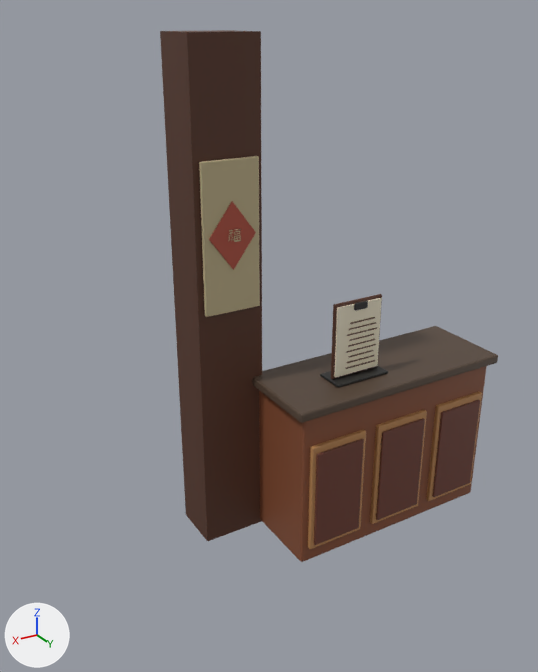
Two versions of the glTF model assets/models/char-dining/host.glb, one commit apart.
Before and after are seen from a 50 mm camera at (2.55, 3.04, 2.9) aimed at (0.67, -0.1, 1.33). Every picture has the same lights, and +X, +Y and +Z are marked at lower left. The picture after the commit comes second. Where no turn or scale is listed for an object, it has been applied to the vertices. Vertices at exactly the same position are counted once.

Objects in the first picture: 'FP218_host'.
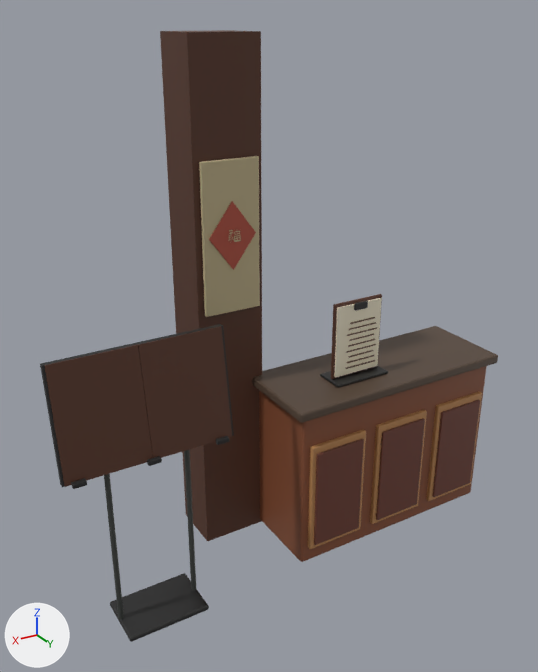
Where the newer file only moved an object's origin or applied its transform, the numbers keep the older frame.

Pixel boxes [x1, y1, x2, y2] of what changed, in the pictures (538 x 672 px):
'FP218_host', reshaped (35% wider, 15% taller)
    before: [160, 30, 498, 562]
    after: [40, 30, 498, 642]
part 1 of me_fp218_host, added
    after: [110, 573, 209, 642]
part 2 of me_fp218_host, added
    after: [184, 449, 196, 590]
part 3 of me_fp218_host, added
    after: [104, 474, 124, 620]
part 4 of me_fp218_host, added
    after: [216, 436, 229, 445]
part 5 of me_fp218_host, added
    after: [147, 456, 162, 466]
part 6 of me_fp218_host, added
    after: [71, 478, 87, 489]
part 7 of me_fp218_host, built on
    before: [232, 237, 365, 560]
    after: [40, 237, 365, 560]

Diff of the bpy script that builds the scene:
```diff
--- a/assets/models/char-dining/host.glb.py
+++ b/assets/models/char-dining/host.glb.py
@@ me_fp218_host @@
 # used by ob_fp218_host; location = (0.158, -0.121, 1.435)
-me_fp218_host.from_pydata(...)  # 886 vertices, 1668 faces; spans x -0.86..0.86, y -0.4..0.4, z -1.39..1.39
+me_fp218_host.from_pydata(...)  # 1180 vertices, 2216 faces; spans x -0.86..1.75, y -0.4..0.41, z -1.39..1.39
+# me_fp218_host part 1: the loose piece of 56 vertices spanning x -0.13..0.22, y 0.08..0.26, z -0.39..-0.38 is copied, and the copy is scaled about its middle by (1.24, 1.71, 2.18), then moved by (1.28, 0.09, -0.99); it spans x 1.1..1.54, y 0.11..0.41, z -1.39..-1.36
+# me_fp218_host part 2: a new loose piece, a 9-sided cylinder along z spanning x 1.103..1.131, y 0.236..0.264, z -1.364..-0.416, in mat_defaultmaterial
+# me_fp218_host part 3: a new loose piece, a 9-sided cylinder along z spanning x 1.513..1.541, y 0.236..0.264, z -1.364..-0.416, in mat_defaultmaterial
+# me_fp218_host part 4: the loose piece of 56 vertices spanning x -0.13..0.22, y 0.08..0.26, z -0.39..-0.38 is copied, and the copy is scaled about its middle by (0.177, 0.141, 2.05), then moved by (0.92, 0.17, -0.06); it spans x 0.93..1.0, y 0.32..0.35, z -0.46..-0.43
+# me_fp218_host part 5: the loose piece of 56 vertices spanning x -0.13..0.22, y 0.08..0.26, z -0.39..-0.38 is copied, and the copy is scaled about its middle by (0.177, 0.141, 2.05), then moved by (1.28, 0.17, -0.06); it spans x 1.29..1.35, y 0.32..0.35, z -0.46..-0.43
+# me_fp218_host part 6: the loose piece of 56 vertices spanning x -0.13..0.22, y 0.08..0.26, z -0.39..-0.38 is copied, and the copy is scaled about its middle by (0.177, 0.141, 2.05), then moved by (1.64, 0.17, -0.06); it spans x 1.65..1.71, y 0.32..0.35, z -0.46..-0.43
+# me_fp218_host part 7
+# 4 vertices are removed from x 0.08..0.5, y -0.11..0.2, z -1.37..0.05
+# 50 faces are deleted
+# 3 vertices move within x 0.08..0.5, y -0.11..0.2, z -1.37..0.05
+# 25 vertices are added at x 0.09..1.75, y -0.1..0.32, z -1.37..0.11
+# 8 new vertices lie (0.42, 0.0, 0.0) away from vertices in x 0.9..1.32, y 0.23..0.32, z -0.45..0.11
+# 5 new vertices lie (0.72, 0.0, 0.0) away from vertices in x 0.96, y 0.25..0.27, z -0.48..-0.46
+# 102 new faces join them
 me_fp218_host.materials.append(mat_defaultmaterial)
```
